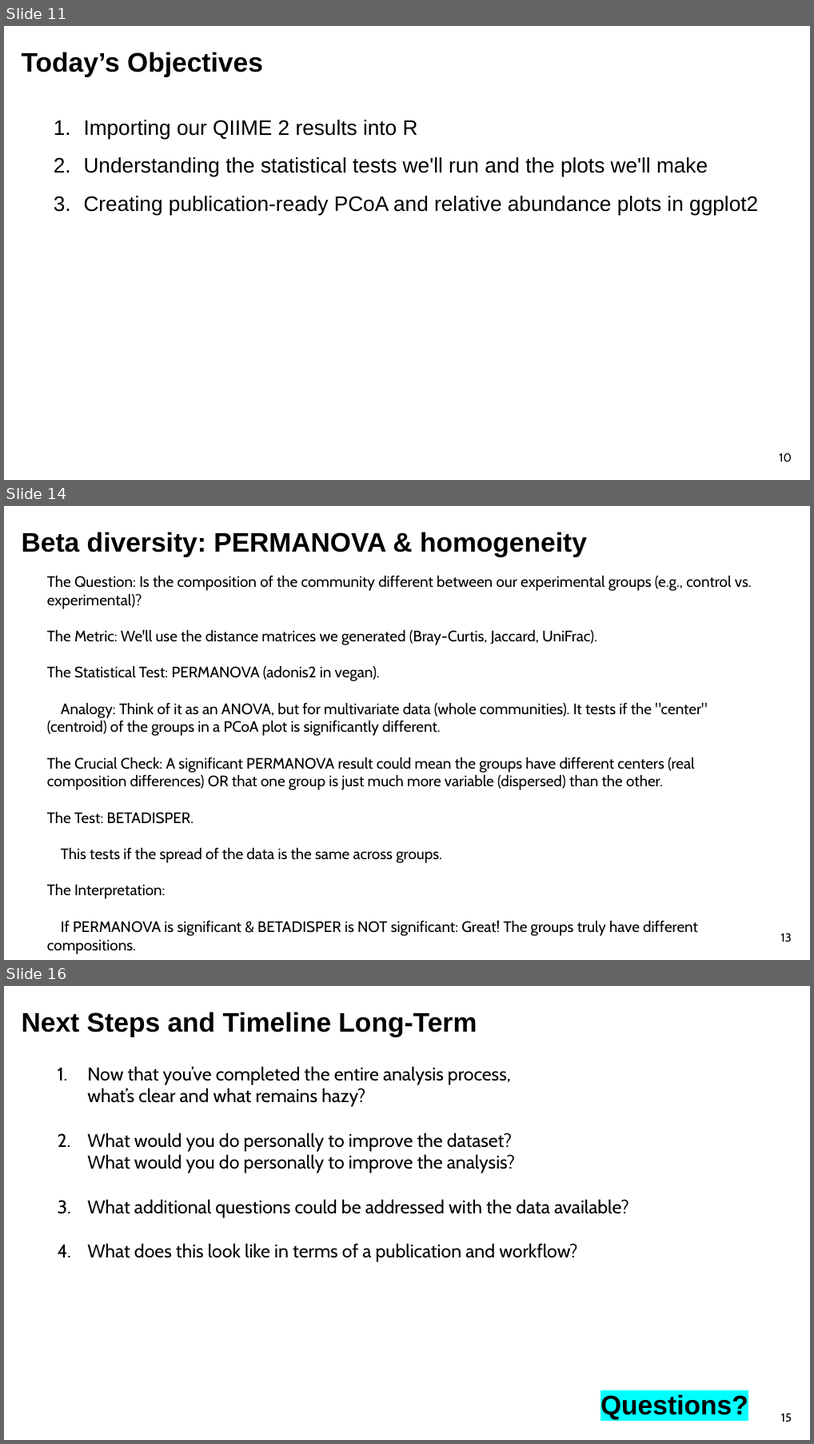
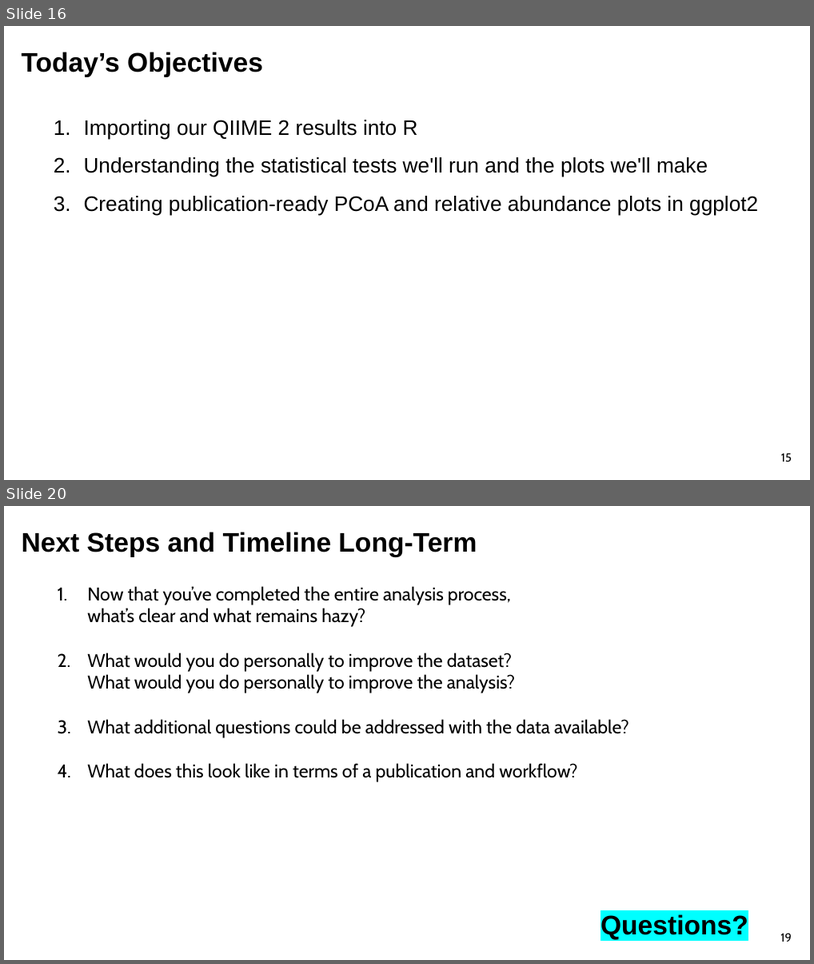
Before and after one commit to sabahzero/UPRM_QIIME2workshop, a slide deck: lectures/Lecture3_UlHasan.pptx. Shown one above the other, each under a label of ours: slides 11, 14 and 16 before the commit, slides 16 and 20 after it; the slides between them are not shown. The pictures are 814x1444 and 814x964 pixels, drawn with LibreOffice and Linux fonts; fonts in the diff are those of the drawing. Boxes give left, top, right and bottom in pixels: in the first picture for what was removed or moved away, otherwise in the second. Text is boxed around its words. In the diff, an @@ line names an element or a change of style, - is before the commit and + after.

```diff
--- a/lectures/Lecture3_UlHasan.pptx
+++ b/lectures/Lecture3_UlHasan.pptx
@@ slide 14 removed at bbox=[4, 506, 810, 960], background #FFFFFF @@
@@ text removed at bbox=[22, 532, 587, 557] @@
-Beta diversity: PERMANOVA & homogeneity
@@ text removed at bbox=[47, 575, 752, 954] @@
-The Question: Is the composition of the community different between our experimental groups (e.g., control vs. experimental)?
-The Metric: We'll use the distance matrices we generated (Bray-Curtis, Jaccard, UniFrac).
-The Statistical Test: PERMANOVA (adonis2 in vegan).
-Analogy: Think of it as an ANOVA, but for multivariate data (whole communities). It tests if the "center" (centroid) of the groups in a PCoA plot is significantly different.
-The Crucial Check: A significant PERMANOVA result could mean the groups have different centers (real composition differences) OR that one group is just much more variable (dispersed) than the other.
-The Test: BETADISPER.
-This tests if the spread of the data is the same across groups.
-The Interpretation:
-If PERMANOVA is significant & BETADISPER is NOT significant: Great! The groups truly have different compositions.
-If both are significant: The difference might be driven by one group being more variable. The interpretation is more complex.
@@ page number removed at bbox=[782, 932, 792, 941] @@
-13
@@ what was slide 11 is now slide 16 @@
@@ page number at bbox=[782, 452, 792, 461]: text changed @@
-10
+15
@@ what was slide 16 is now slide 20 @@
@@ page number at bbox=[781, 932, 792, 941]: text changed @@
-15
+19
```
Also in this commit, not shown: 2 slides changed, 8 slides added, 3 other slides removed, 2 other files.
